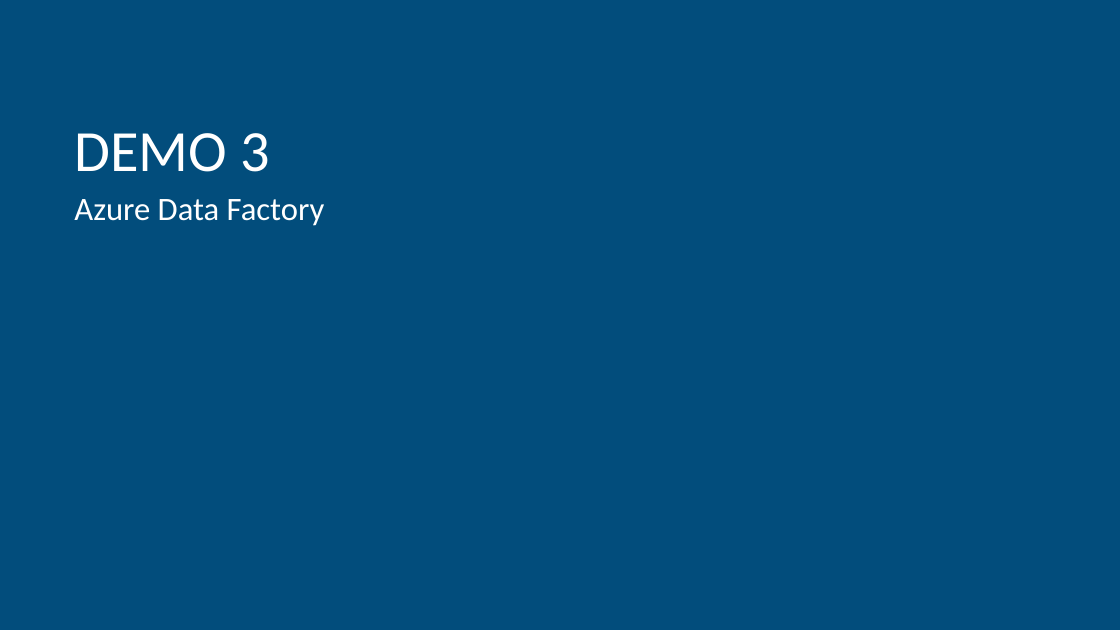
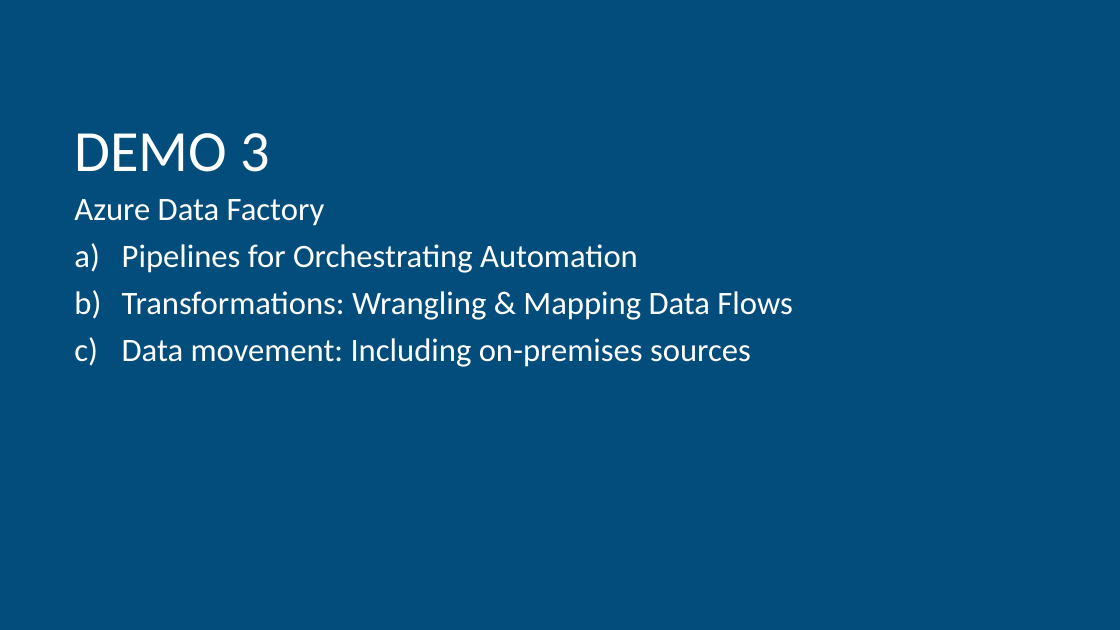
Before and after one commit to hfleitas/AzureSynapseForActuaries, a slide deck: slide 17 of Brent-Hiram-BackToBasicsAnalyticsForActuaries_format.pptx (slide 12 before the commit). Drawn at 1120x630 pixels with LibreOffice and Linux fonts; fonts in the diff are those of the drawing; background and template pictures are left out. Boxes give left, top, right and bottom in pixels: in the first picture for what was removed or moved away, otherwise in the second. Text is boxed around its words. In the diff, an @@ line names an element or a change of style, - is before the commit and + after.

Commit message:
update powerpoint

```diff
--- a/Brent-Hiram-BackToBasicsAnalyticsForActuaries_format.pptx
+++ b/Brent-Hiram-BackToBasicsAnalyticsForActuaries_format.pptx
@@ text at box(122, 244, 792, 367): paragraphs added @@
+a) Pipelines for Orchestrating Automation
+b) Transformations: Wrangling & Mapping Data Flows
+c) Data movement: Including on-premises sources
```
Also in this commit, not shown: 3 other slides changed, 5 slides added.
